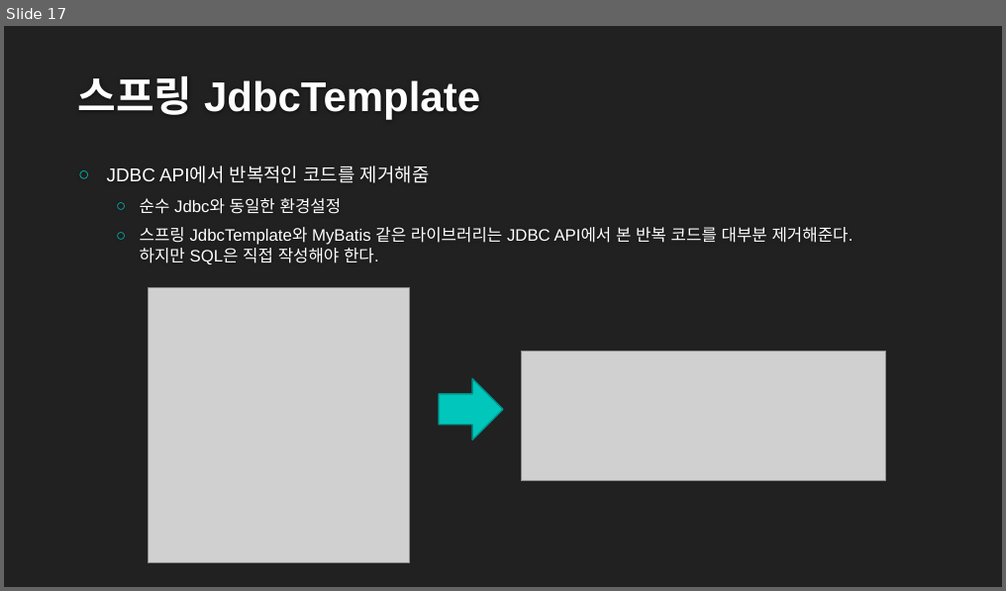
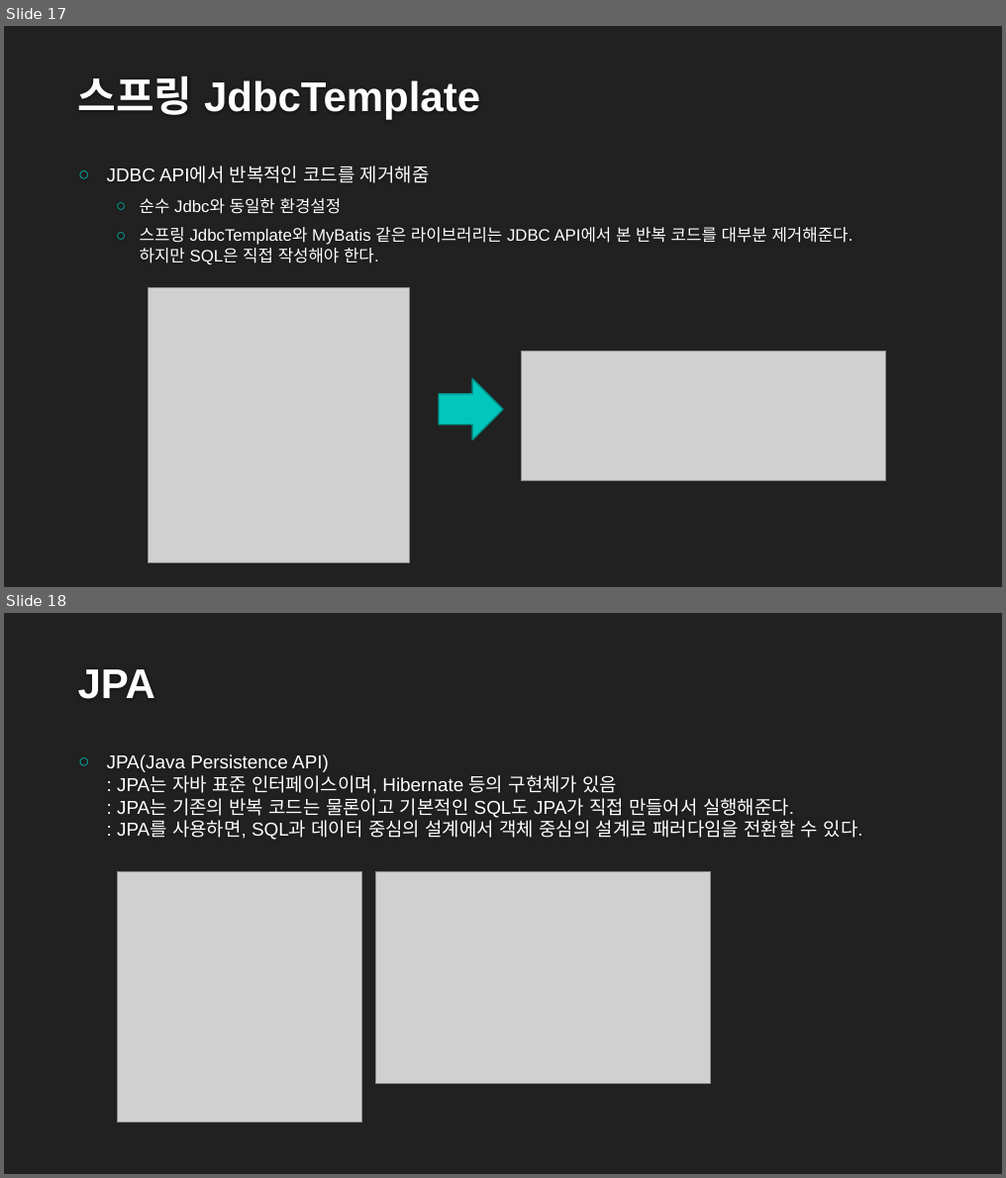
Before and after one commit to awake-jerry/springBoot-thymeleaf-study, a slide deck: referenceDoc/스프링 입문-코드로 배우는 스프링부트,MVC,DB_20221205.pptx. Shown one above the other, each under a label of ours: slide 17 before the commit, slides 17 and 18 after it. The pictures are 1006x591 and 1006x1178 pixels, drawn with LibreOffice and Linux fonts; fonts in the diff are those of the drawing; grey boxes stand for pictures; background and template pictures are left out. Boxes give left, top, right and bottom in pixels: in the first picture for what was removed or moved away, otherwise in the second. Text is boxed around its words. In the diff, an @@ line names an element or a change of style, - is before the commit and + after.

```diff
--- a/referenceDoc/스프링 입문-코드로 배우는 스프링부트,MVC,DB_20221205.pptx
+++ b/referenceDoc/스프링 입문-코드로 배우는 스프링부트,MVC,DB_20221205.pptx
@@ slide 18 added at (4, 613, 1002, 1174), background #212121 @@
@@ title added at (78, 669, 156, 699), 40 pt, text #FEFEFE, bold @@
+JPA
@@ text added at (107, 755, 863, 840), 18 pt, text #FFFFFF @@
+○ JPA(Java Persistence API)
+  : JPA는 자바 표준 인터페이스이며, Hibernate 등의 구현체가 있음
+  : JPA는 기존의 반복 코드는 물론이고 기본적인 SQL도 JPA가 직접 만들어서 실행해준다.
+  : JPA를 사용하면, SQL과 데이터 중심의 설계에서 객체 중심의 설계로 패러다임을 전환할 수 있다.
@@ picture added at (117, 872, 361, 1123) @@
@@ picture added at (375, 872, 711, 1084) @@
```
Also in this commit, not shown: 3 other slides added, 14 other files.
